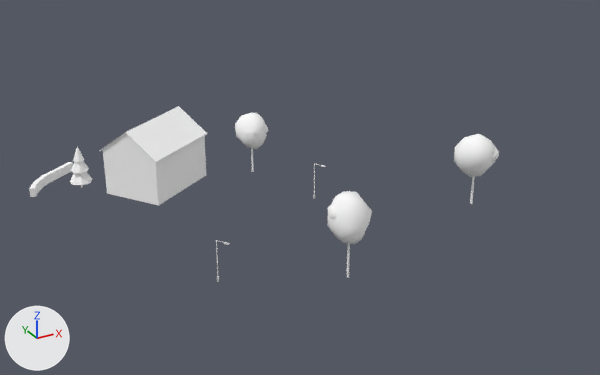
What one commit did to the glTF model cities/arlov-borggatan/pack/tiles/c1_3.glb.
Camera for both pictures: a 50 mm camera at (41.4, 111.7, 58.1) aimed at (93.7, 206.8, 10.5). The lights are fixed; the arrows at lower left show +X, +Y and +Z. The first picture is the older version. Where no turn or scale is listed for an object, it has been applied to the vertices. Vertices at exactly the same position are counted once.

In view in the first picture: 'SM_Building_w208664716', 'SM_Street_Furniture_1_3', 'SM_Trees_1_3', 'SM_Wall_Hedge_1_3'.
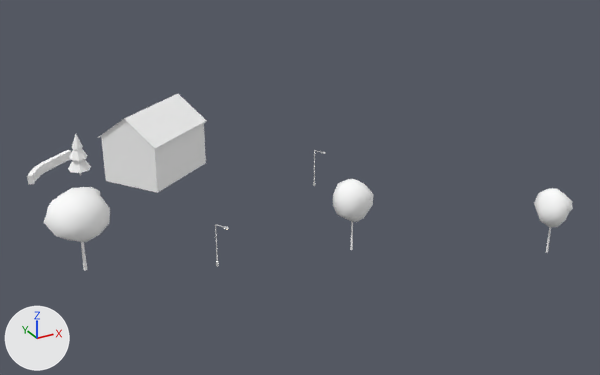
Boxes [x1, y1, x2, y2] around the edits, measured in the pictures (600 x 375 px; the box of a moved part takes in the faces that stretch with it):
'SM_Trees_1_3', reshaped, moved, rescaled (23% wider, 17% shorter): before [70, 113, 499, 278]; after [43, 134, 573, 271]
'SM_Building_w208664716', moved: before [100, 106, 207, 206]; after [98, 94, 207, 193]
'SM_Wall_Hedge_1_3', moved: before [29, 162, 73, 197]; after [27, 150, 71, 185]
'SM_Street_Furniture_1_3', moved: before [216, 163, 325, 282]; after [215, 150, 326, 267]
part 1 of me_sm_trees_1_3, moved or reshaped: before [251, 148, 254, 172]; after [350, 221, 353, 250]
part 2 of me_sm_trees_1_3, moved or reshaped (not visible before): after [81, 242, 87, 271]
part 3 of me_sm_trees_1_3, moved or reshaped: before [470, 177, 475, 204]; after [546, 227, 551, 253]
part 4 of me_sm_trees_1_3, moved or reshaped (not visible afterwards): before [347, 244, 350, 278]
part 5 of me_sm_trees_1_3, moved or reshaped: before [71, 161, 89, 173]; after [68, 159, 91, 173]
part 6 of me_sm_trees_1_3, moved or reshaped: before [73, 147, 84, 162]; after [69, 148, 87, 161]
part 7 of me_sm_trees_1_3, moved or reshaped: before [70, 172, 92, 186]; after [72, 134, 83, 149]
part 8 of me_sm_trees_1_3, deleted: before [235, 113, 499, 244]
part 9 of me_sm_trees_1_3, added: after [333, 179, 373, 222]
part 10 of me_sm_trees_1_3, added: after [43, 187, 110, 242]
part 11 of me_sm_trees_1_3, added: after [534, 188, 573, 228]

Edits to the bpy script that builds the scene:
```text
Change me_sm_trees_1_3:
    used by ob_sm_trees_1_3; location = (95.1, 210.7, 10.8); scale = (27.7, 27.7, 27.7)
    remove me_sm_trees_1_3.from_pydata(...)  # 450 vertices, 789 faces; spans x -1.0..1.0, y -0.86..0.86, z -0.21..0.21
    add me_sm_trees_1_3.from_pydata(...)  # 450 vertices, 789 faces; spans x -1.0..1.0, y -0.94..0.94, z -0.18..0.18
    me_sm_trees_1_3 part 1: the loose piece of 12 vertices spanning x 0.0..0.02, y 0.55..0.56, z -0.19..-0.03 is moved by (0.18, -1.01, 0.01)
    me_sm_trees_1_3 part 2: the loose piece of 12 vertices spanning x -0.95..-0.94, y 0.79..0.8, z -0.18..-0.13 is scaled about its middle by (1.37, 1.38, 2.76), then moved by (0.08, -0.9, 0.07)
    me_sm_trees_1_3 part 3: the loose piece of 12 vertices spanning x 0.88..0.9, y -0.39..-0.38, z -0.21..-0.04 is scaled about its middle by (0.623, 0.623, 0.734), then moved by (0.04, -0.48, 0.01)
    me_sm_trees_1_3 part 4: the loose piece of 12 vertices spanning x -0.15..-0.14, y -0.77..-0.76, z -0.2..-0.02 is scaled about its middle by (0.738, 0.736, 0.275), then moved by (-0.47, 1.64, -0.02)
    me_sm_trees_1_3 part 5: the loose piece of 8 vertices spanning x -0.99..-0.89, y 0.75..0.85, z -0.08..0.02 is moved by (0.33, 0.08, -0.04)
    me_sm_trees_1_3 part 6: the loose piece of 8 vertices spanning x -0.97..-0.91, y 0.77..0.83, z -0.02..0.07 is scaled about its middle by (1.49, 1.49, 1.05), then moved by (0.33, 0.08, -0.04)
    me_sm_trees_1_3 part 7: the loose piece of 8 vertices spanning x -1.0..-0.88, y 0.74..0.86, z -0.14..-0.03 is scaled about its middle by (0.448, 0.448, 0.712), then moved by (0.33, 0.08, 0.13)
    me_sm_trees_1_3 part 8: 9 loose pieces with 378 vertices, spanning x -0.24..1.0, y -0.86..0.64, z -0.04..0.21, are deleted
    me_sm_trees_1_3 part 9: 126 vertices added at x 0.11..0.27, y -0.54..-0.38, z -0.03..0.16
    me_sm_trees_1_3 part 10: 126 vertices added at x -1.0..-0.74, y -0.23..0.03, z -0.01..0.18
    me_sm_trees_1_3 part 11: 126 vertices added at x 0.85..1.0, y -0.94..-0.79, z -0.06..0.12
Change ob_sm_building_w208664716:
    ob_sm_building_w208664716.location: (80.1, 228.7, 11.1) -> (80.1, 228.7, 13.2)
Change ob_sm_street_furniture_1_3:
    ob_sm_street_furniture_1_3.location: (88.2, 203.6, 8.4) -> (88.2, 203.6, 10.5)
Change ob_sm_trees_1_3:
    ob_sm_trees_1_3.location: (95.1, 210.7, 10.8) -> (87.6, 206.2, 12.5)
    ob_sm_trees_1_3.scale: (27.7, 27.7, 27.7) -> (30.3, 30.3, 30.3)
Change ob_sm_wall_hedge_1_3:
    ob_sm_wall_hedge_1_3.location: (65.5, 237.0, 6.4) -> (65.5, 237.0, 8.5)
```
